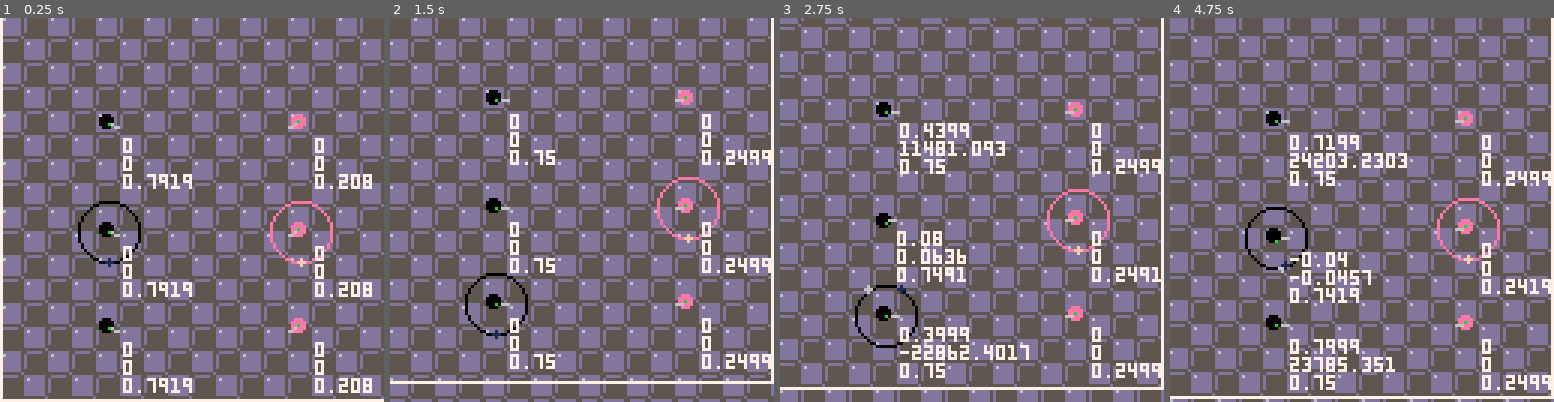
Above: before the commit, frames 1-4 (left to right).
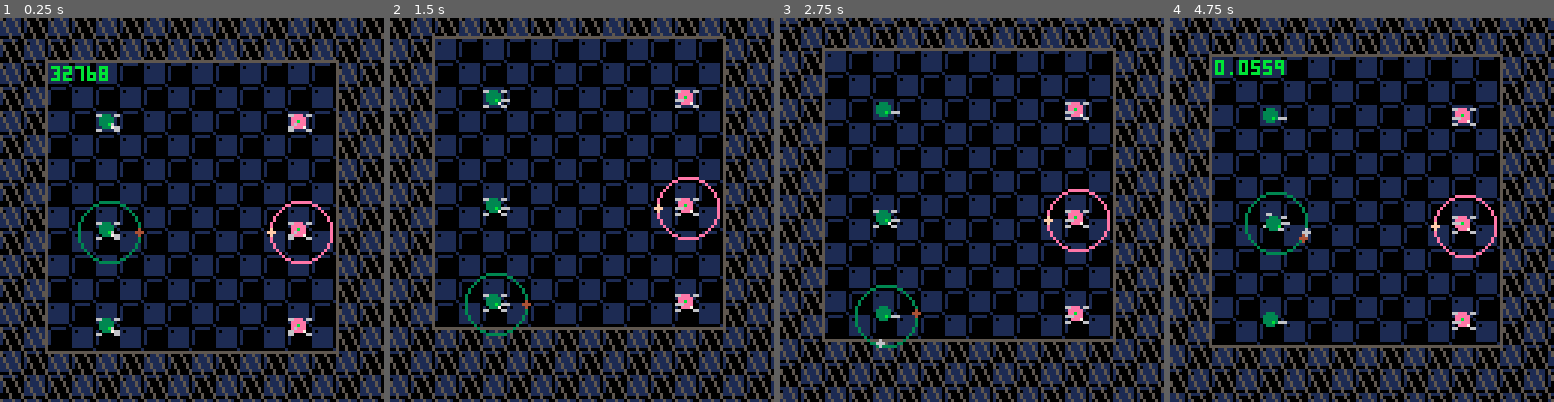
Above: after the commit, the same moments.

Repository: catnipped/pico1
Game: PICO-8 cartridge pico1.p8
Same seed, same stepped clock (60 frames per second), same inputs: the game is played once before the commit and once after it.
Inputs:
- Up to frame 1 (0.25 s): no input
- Up to frame 2 (1.5 s): tap O (Z key) at 0.7 s
- Up to frame 3 (2.75 s): hold Right 1.6-2.1 s; tap O (Z key) at 1.7, 2.1, 2.5 s; hold Up 2.15-2.42 s; hold Right from 2.47 s (still down)
- Up to frame 4 (4.75 s): tap O (Z key) every 0.4 s from 2.9 to 4.5 s; release Right at 3.03 s; hold Left 3.08-3.58 s; hold Down 3.63-3.97 s; hold Right 4.02-4.68 s; hold Up from 4.73 s (still down)

The runs differ from the first frame. In frame 1, 93% of the frame differs, in the area x 0-100%, y 0-100%; in frame 2, 93%; in frame 3, 93%; in frame 4, 93%.

Commit message:
latest updates

Diff:
--- a/pico1.p8
+++ b/pico1.p8
@@ -1,16 +1,19 @@
 pico-8 cartridge // http://www.pico-8.com
 version 5
 __lua__
+
+deadzone = 0.01
+center = 64
+sprite = 8
 
 cam = {}
 cam.x = 0
 cam.y = 0
 car = {}
-pi = 3.14159265359
 
 p1 = {}
 p1.nr = 1
-p1.clr = 0
+p1.clr = 3
 p1.x = 0
 p1.y = 0
 p1.car = 1
@@ -21,42 +24,6 @@
 p2.x = 0
 p2.y = 0
 p1.car = 1
-
-fntspr=19
-fntdefaultcol=7
-fntx={}
-fnty={}
-
---3font
-function initfont()
- top="abcdefghijklmnopqrstuvwxyz"
- bot="0123456789.,^?()[]:/\\=\"'+-"
- fntsprx=(fntspr%16)*8
- fntspry=flr((fntspr/16))*8
- for i=1,#top do
-  x=fntsprx+(i-1)*3
-  c=sub(top,i,i)
-  fntx[c]=x
-  fnty[c]=fntspry
-  c=sub(bot,i,i)
-  fntx[c]=x
-  fnty[c]=fntspry+3
- end
-end
-
-function print3(str,x,y,col)
- col=col or fntdefaultcol
- pal(7,col)
- for i=1,#str do
-  c=sub(str,i,i)
-  if fntx[c] then
-   sspr(fntx[c],fnty[c],3,3,x+(i-1)*4,y)
-  else
-   print(c,x+(i-1)*4,y-2,col)
-  end
- end
- pal()
-end
 
 
 --car functions
@@ -68,23 +35,35 @@
   car[nr].status = "happy"
   car[nr].turret = 0
   car[nr].target = 1
-  car[nr].rot = 0
-  car[nr].dir = 0
+  if plr.nr == 1 then
+    car[nr].rot = 0.75
+    car[nr].dir = 0.75
+  elseif plr.nr == 2 then
+    car[nr].rot = 0.25
+    car[nr].dir = 0.25
+  end
   car[nr].throt = 0
   car[nr].vel = 0
   car[nr].clr = plr.clr
   car[nr].active = false
   car[nr].nr = nr
-  car[nr].hitbox = 5
+  car[nr].hitbox = 3
   car[nr].timer = 0
+  car[nr].rotspeed = 0.01
 end
 
 function cardraw(p)
-  -- if p.rot < 180  then
-  --   spr(48+flr(p.rot/20),p.x-4,p.y-4)
-  -- else
-  --   spr(48+flr(p.rot-180/20),p.x-4,p.y-4)
-  -- end
+  --wheels
+  if p.rot <= 0.25  then
+    spr(13-6*(p.rot*4),p.x-4,p.y-4,1,1,true)
+  elseif p.rot > 0.25 and p.rot <= 0.5 then
+    spr((8+6*(p.rot*4))-6,p.x-4,p.y-4)
+  elseif p.rot > 0.5 and p.rot <= 0.75 then
+    spr(13-6*(p.rot*4)+12,p.x-4,p.y-4,1,1,true)
+  elseif p.rot > 0.75 then
+    spr((8+6*(p.rot*4))-18,p.x-4,p.y-4)
+  end
+  if p.active == true and p.nr < 3 then  print(p.rotspeed,17,17,11) end
 
   circfill(p.x-0.5,p.y-0.5,2,p.clr)
   circfill(p.x+1*sin(p.turret+0.15),p.y+1*cos(p.turret+0.15),0,11)
@@ -103,12 +82,8 @@
   p.x = p.x+(p.vel*0.1)*sin(p.rot)
   p.y = p.y+(p.vel*0.1)*cos(p.rot)
   p.vel = lerp(p.vel,p.throt,0.05)
-  p.rot = lerp(p.rot,p.dir,0.1/p.vel)
-end
-
-function angleoffset(i)
-  local i2 = flr(i)
-  i =  i - i2
+  p.rot = home(p.rot,p.dir,p.rotspeed)
+  p.rotspeed = 0.005/(p.vel*0.3)
 end
 
 function attack_roll(c)
@@ -128,42 +103,44 @@
   end
 end
 
--- function collision(c)
---   local collide = false
---
---   for a = 1,6 do
---
---     if c.nr != car[a].nr then
---       if pythagoras(c,car[a]) < c.hitbox + car[a].hitbox then
---         collide = true
---       end
---     end
---
---     if collide == true then
---       if c.timer == 0 then
---         if max(c.vel,car[a].vel) != c.vel then
---           c.hp += -2
---         else
---           c.hp += -1
---         end
---         if atan2(car[a].x-c.x,car[a].y-c.y) < pi then
---           c.rot -= 30
---         else
---           c.rot += 30
---         end
---         c.vel += -1
---       end
---     end
---   end
---
---   if collide == true then
---     c.timer += 1
---     if c.timer > 30 then
---       c.timer = 0
---     end
---   end
---
--- end
+function collision(c)
+  local collide = false
+
+  for a = 1,6 do
+
+    if c.nr != car[a].nr then
+      if pythagoras(c,car[a]) < c.hitbox + car[a].hitbox then
+        collide = true
+      end
+    end
+
+    if collide == true then
+      if c.timer == 0 then
+        if max(c.vel,car[a].vel) != c.vel then
+          c.hp += -2
+        else
+          c.hp += -1
+        end
+        -- if atan2(car[a].x-c.x,car[a].y-c.y) < 0.5 then
+        --   c.rot += 0.2
+        --
+        -- else
+        --   c.rot -= 0.2
+        -- end
+        c.vel = c.vel/2
+      end
+    end
+  end
+
+  if collide == true then
+    c.timer += 1
+    collide = false
+    if c.timer > 30 then
+      c.timer = 0
+    end
+  end
+
+end
 
 
 function turret(c,a,b)
@@ -267,7 +244,7 @@
    return a + t * (b - a)
 end
 
-function home(current, goal)
+function home(current, goal, speed)
    while current < 0 do
       current = current + 1
    end
@@ -314,7 +291,6 @@
 end
 
 function _init()
-  initfont()
   cls()
 
   --generate background
@@ -396,13 +372,13 @@
     caranim(car[x])
   end
 
-  -- for x = 1,6 do
-  --   collision(car[x])
-  -- end
-
   for x = 1,6 do
-    if car[x].x < 0 or car[x].x > 128 or car[x].y < 0 or car[x].y > 128 then
-      car[x].dir = rotlerp(car[x].dir,atan2(64-car[x].y,64-car[x].x),0.3)
+    collision(car[x])
+  end
+
+  for x = 1,6 do
+    if car[x].x < 15 or car[x].x > 113 or car[x].y < 15 or car[x].y > 113 then
+      car[x].dir = atan2(64-car[x].y,64-car[x].x)
     end
   end
 end
@@ -410,6 +386,19 @@
 function _draw()
   cls()
   map(0,0,-32,-32,24,24)
+  for x = -16,136,8 do
+    for y = -16,136,8 do
+      if x < 15 or x > 111 then
+        spr(32,x,y)
+      end
+      if x > 15 or x < 111 then
+        if y < 15 or y > 111 then
+          spr(32,x,y)
+        end
+      end
+    end
+  end
+  rect(15,15,112,112,5)
 
   for x=1,6 do
     cardraw(car[x])
@@ -418,12 +407,9 @@
   camera(cam.x,cam.y)
   --  ui(cam.x+1,cam.y+1,p1)
   --  ui(cam.x+1,cam.y+100,p2)
-  rect(lerp(0,cam.x,0.3),lerp(0,cam.y,0.3),lerp(128,cam.x+128,0.3),lerp(128,cam.y+128,0.3),7)
-  for x = 1,6 do
-    print(car[x].dir,car[x].x+5,car[x].y+5)
-    print(car[x].rot,car[x].x+5,car[x].y+11)
-    print(car[x].turret,car[x].x+5,car[x].y+17)
-  end
+
+
+
 end
 
 
--- a/roguelove.p8
+++ b/roguelove.p8
@@ -121,9 +121,6 @@
   print(i.sprite, col(i.x), row(i.y),i.color)
 end
 
-function lerp(a,b,t)
-  return a + t*(b-a)
-end
 
 function _draw()
   cls()
Not shown, changed: 24 lines of the sprite sheet (__gfx__) section of pico1.p8
